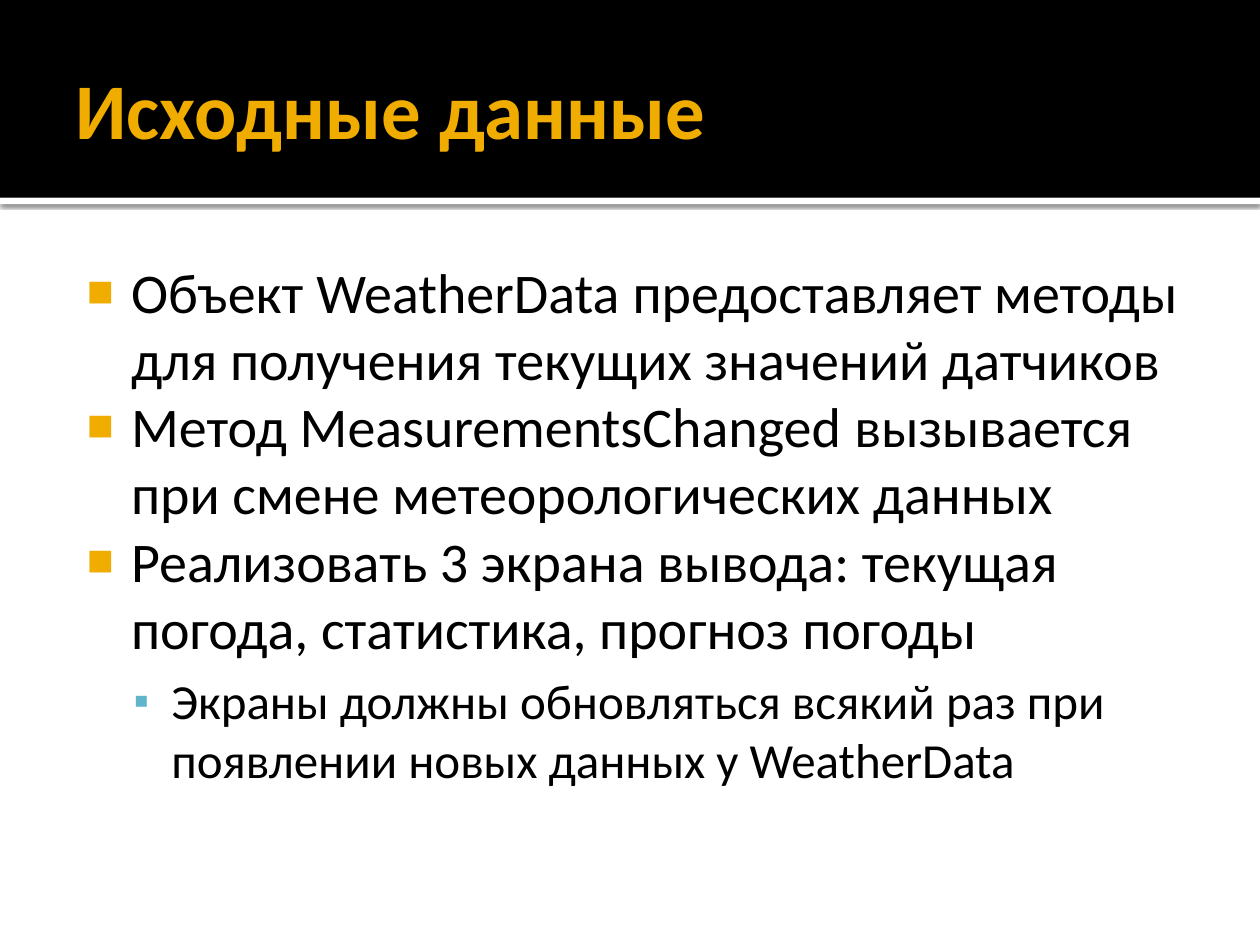
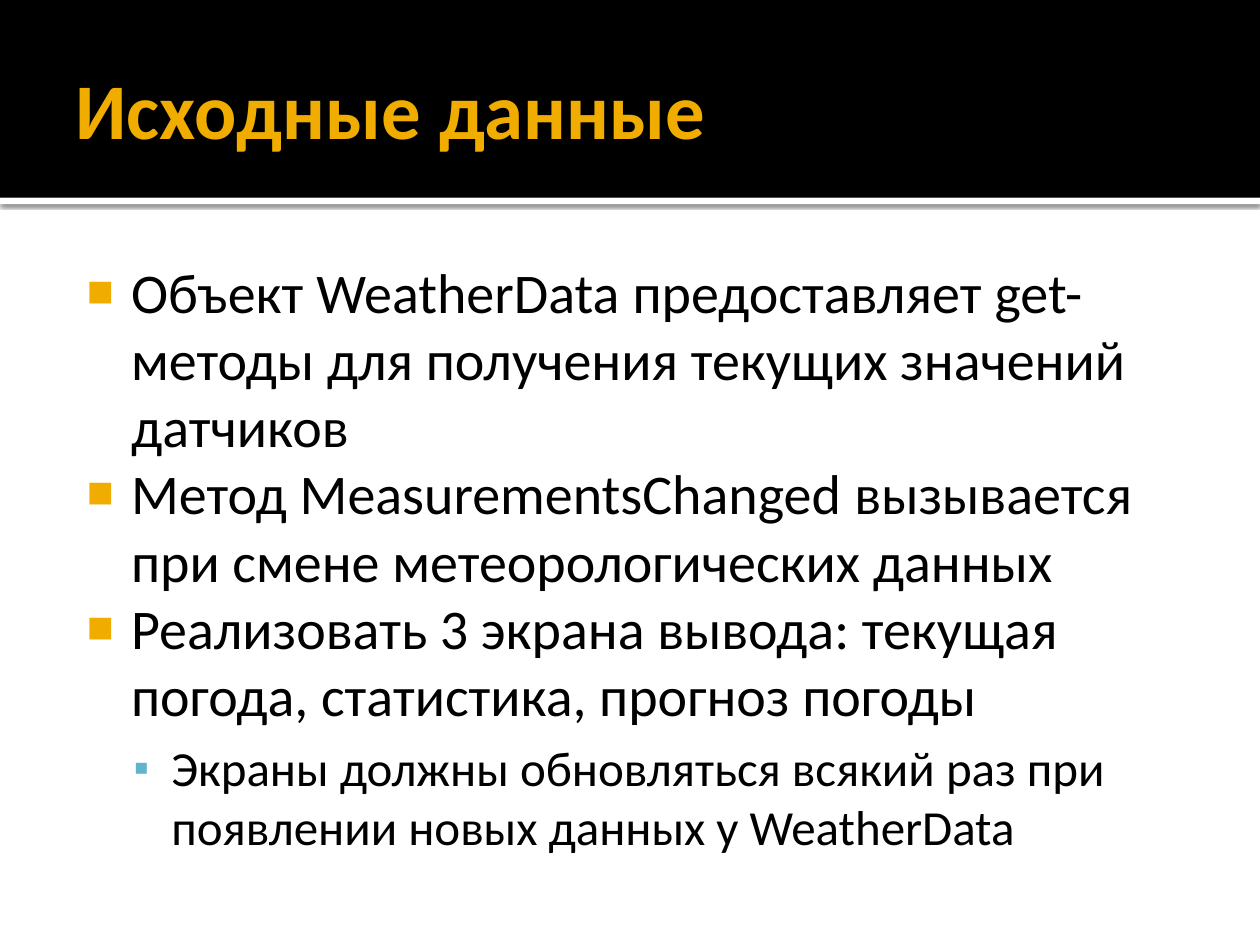
Before and after one commit to iv-sergius/ood, a slide deck: slide 5 of lectures/02.observer/observer.pptx. Drawn at 1260x945 pixels with LibreOffice and Linux fonts; fonts in the diff are those of the drawing. Boxes give left, top, right and bottom in pixels: in the first picture for what was removed or moved away, otherwise in the second. Text is boxed around its words. In the diff, an @@ line names an element or a change of style, - is before the commit and + after.

```diff
--- a/lectures/02.observer/observer.pptx
+++ b/lectures/02.observer/observer.pptx
@@ text at <box>131,274,1125,457</box>: text changed @@
-■ Объект WeatherData предоставляет методы для получения текущих значений датчиков
+■ Объект WeatherData предоставляет get-методы для получения текущих значений датчиков
```
Also in this commit, not shown: 7 other slides changed, 5 slides added, 4 other files.
